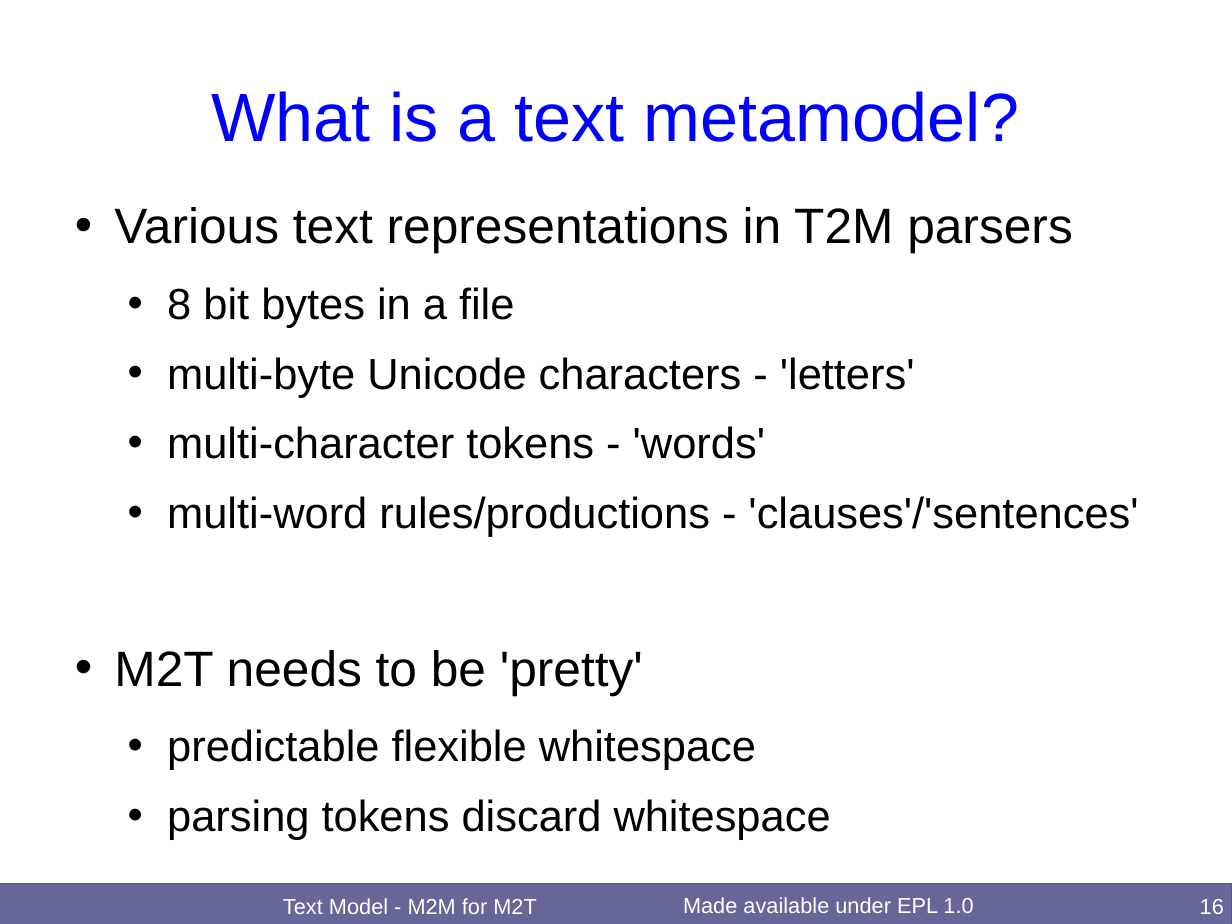
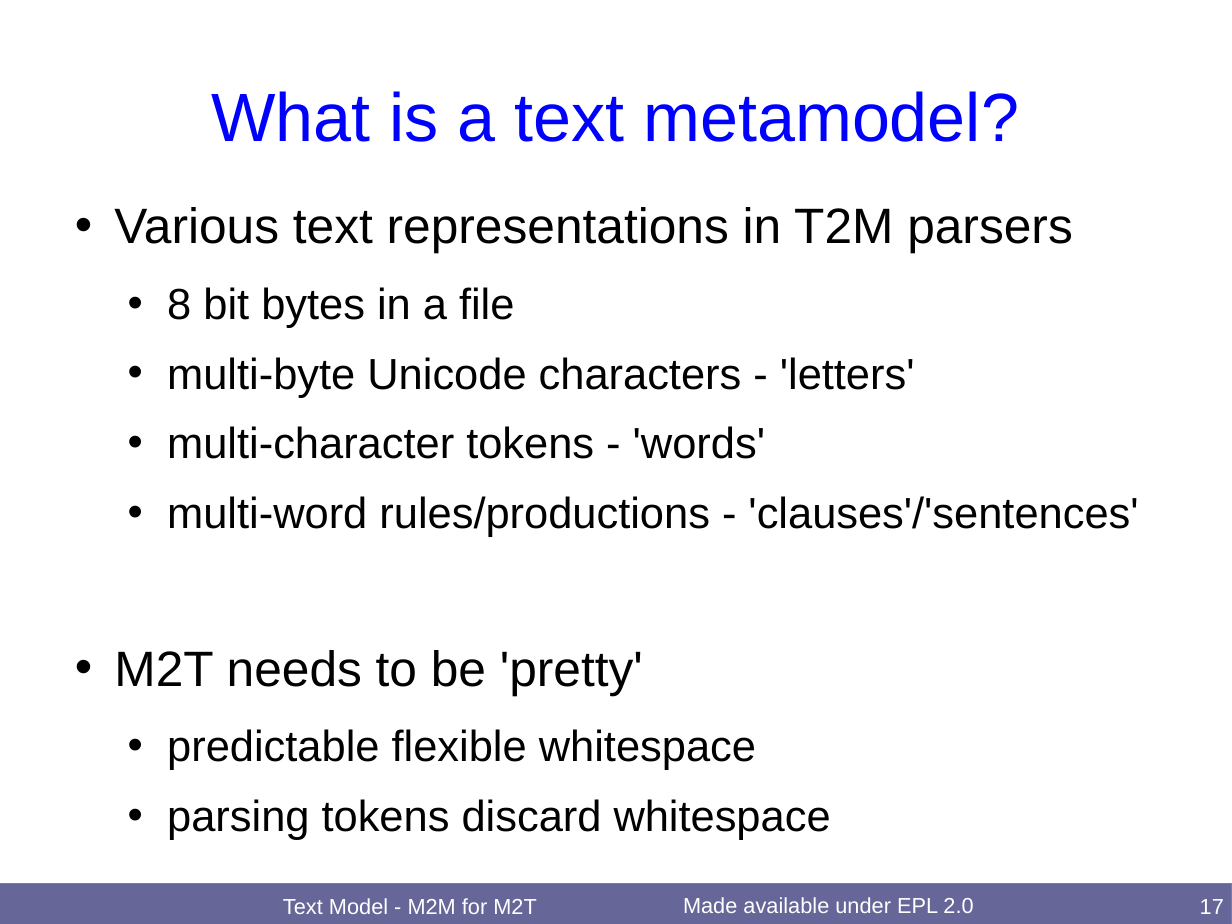
Before and after one commit to merks/mmt-website, a slide deck: slide 17 of qvt/docs/OCL2018TextM2M/TextM2M.odp (slide 16 before the commit). Drawn at 1232x924 pixels with LibreOffice and Linux fonts; fonts in the diff are those of the drawing. Boxes give left, top, right and bottom in pixels: in the first picture for what was removed or moved away, otherwise in the second. Text is boxed around its words. In the diff, an @@ line names an element or a change of style, - is before the commit and + after.

Commit message:
OCL2018 workshop Text Model - M2M for M2T actual slides

```diff
--- a/qvt/docs/OCL2018TextM2M/TextM2M.odp
+++ b/qvt/docs/OCL2018TextM2M/TextM2M.odp
@@ rectangle at box(0, 884, 1232, 924): outline #3465A4 0 pt to #808080 0 pt @@
@@ text at box(683, 897, 973, 913): text changed @@
-Made available under EPL 1.0
+Made available under EPL 2.0
@@ page number at box(1200, 899, 1224, 914): text changed @@
-16
+17
```
Also in this commit, not shown: 29 other slides changed.
